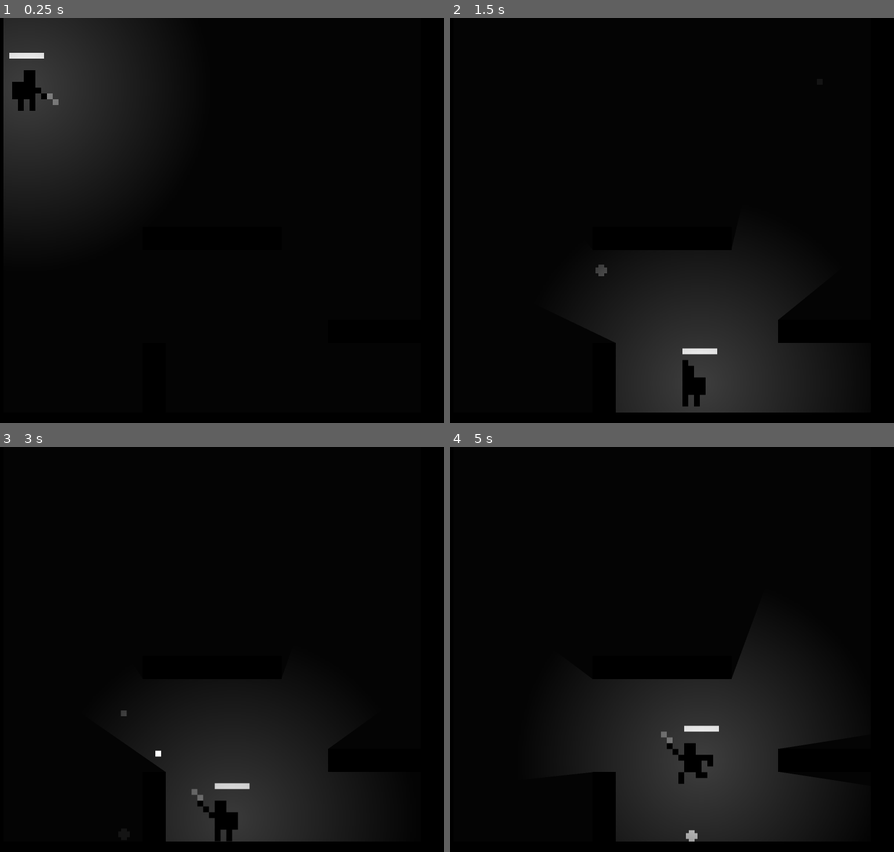
Above: before the commit, frames 1-4 (two rows, left to right).
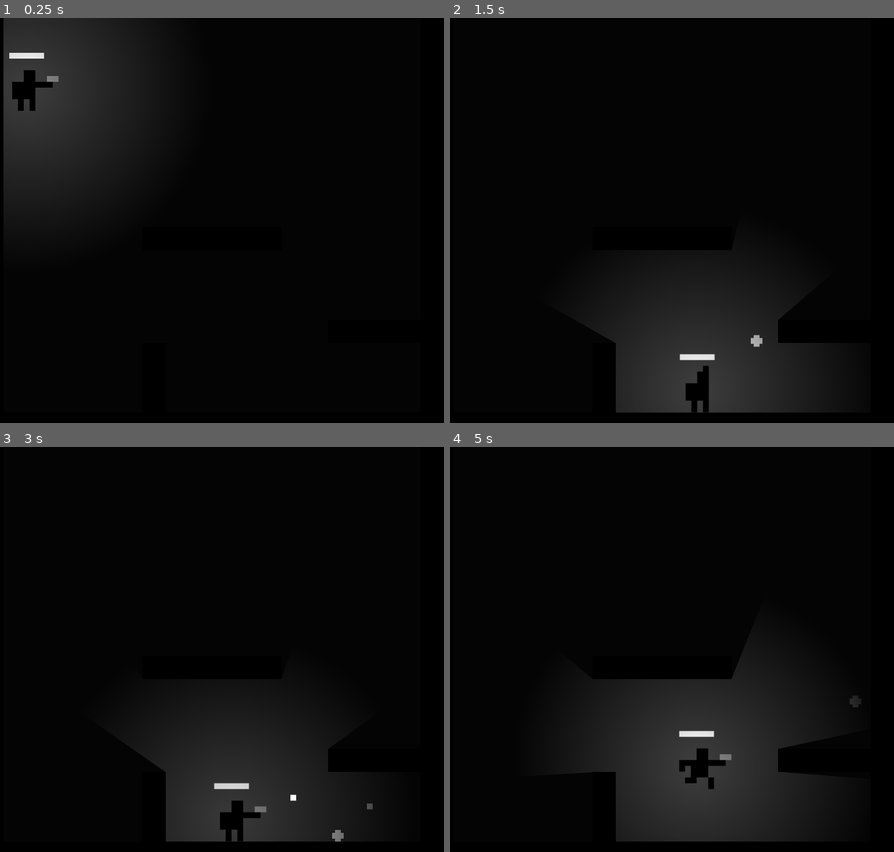
Above: after the commit, the same moments.

Repository: the-alex-g/goblin_guns
Game: Godot game, scene res://main/main.tscn
Same seed, same stepped clock (60 frames per second), same inputs: the game is played once before the commit and once after it.
Inputs (mouse positions are in pixels of both pictures, inside the frame that each line leads up to):
- Up to frame 1 (0.25 s): no input
- Up to frame 2 (1.5 s): move the mouse to (765, 228) at 0.52 s; press the mouse at (765, 228) at 0.53 s; hold D (right) from 0.53 s (still down); tap Space (jump) at 0.77 s; move the mouse to (569, 273) at 1.27 s; release the mouse at (569, 273) at 1.28 s; right-click (569, 273) at 1.35 s; click (569, 273) at 1.42 s
- Up to frame 3 (3 s): tap Space (jump) at 1.52 s; move the mouse to (257, 576) at 2.02 s; release D (right) at 2.03 s; hold A (left) 2.03-2.78 s; hold Shift (sneak) 2.03-2.78 s; click (257, 576) at 2.17 s; tap Enter at 2.75 s; move the mouse to (190, 771) at 2.77 s; hold D (right) from 2.78 s (still down); click (190, 771) at 2.85 s
- Up to frame 4 (5 s): tap Space (jump) at 3.02, 3.77, 4.52 s; move the mouse to (800, 746) at 3.52 s; hold Right mouse button (frag) 3.53-4.28 s; click (800, 746) at 3.67 s; move the mouse to (521, 609) at 4.27 s; release D (right) at 4.28 s; hold A (left) from 4.28 s (still down); tap Shift (sneak) at 4.35 s; click (521, 609) at 4.42 s

The runs differ from the first frame. In frame 1, 0.2% of the frame differs, in the area x 7-14%, y 14-22%; in frame 2, 0.8%; in frame 3, 0.7%; in frame 4, 1.0%, in the area x 47-93%, y 53-98%.

Commit message:
Refactor animation name access

Diff:
--- a/project/player/player.gd
+++ b/project/player/player.gd
@@ -2,6 +2,7 @@
 extends CharacterBody2D
 
 const GRAVITY := 480.0
+const ANIM_NAMES : PackedStringArray = ["level", "slant_up", "up", "slant_up", "level", "slant_down", "down", "slant_down", "level"]
 
 @export var disabled := false
 @export var id := 0
@@ -137,23 +138,9 @@
 
 
 func _get_shoot_anim_name() -> String:
-	match _get_shoot_index():
-		0, 8:
-			return "level"
-		1:
-			return "slant_up"
-		2:
-			return "up"
-		3:
-			return "slant_up"
-		4:
-			return "level"
-		5:
-			return "slant_down"
-		6:
-			return "down"
-		7:
-			return "slant_down"
+	var index := _get_shoot_index()
+	if index >= 0 and index <= 8:
+		return ANIM_NAMES[index]
 	return ""
 
 
--- a/project/player/player.tscn
+++ b/project/player/player.tscn
@@ -264,7 +264,6 @@
 [node name="Player" type="CharacterBody2D" unique_id=1037376385]
 collision_layer = 2
 script = ExtResource("1_oul6g")
-mouse_aim = true
 
 [node name="CollisionShape2D" type="CollisionShape2D" parent="." unique_id=1702218849]
 position = Vector2(0, -8)
